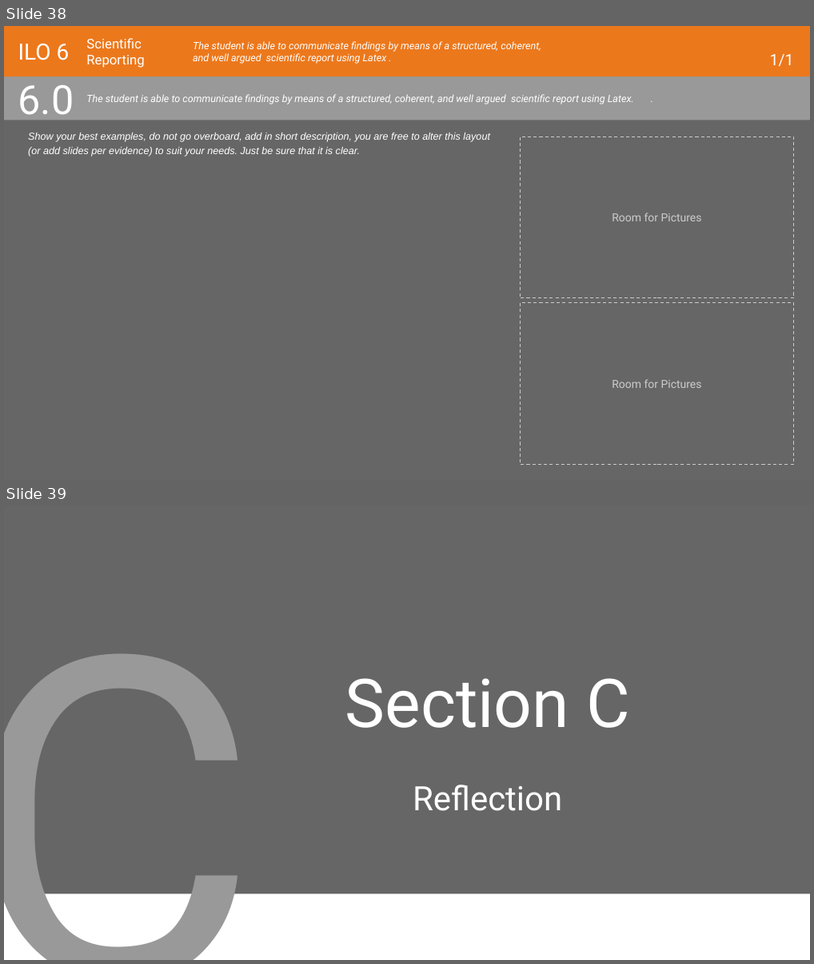
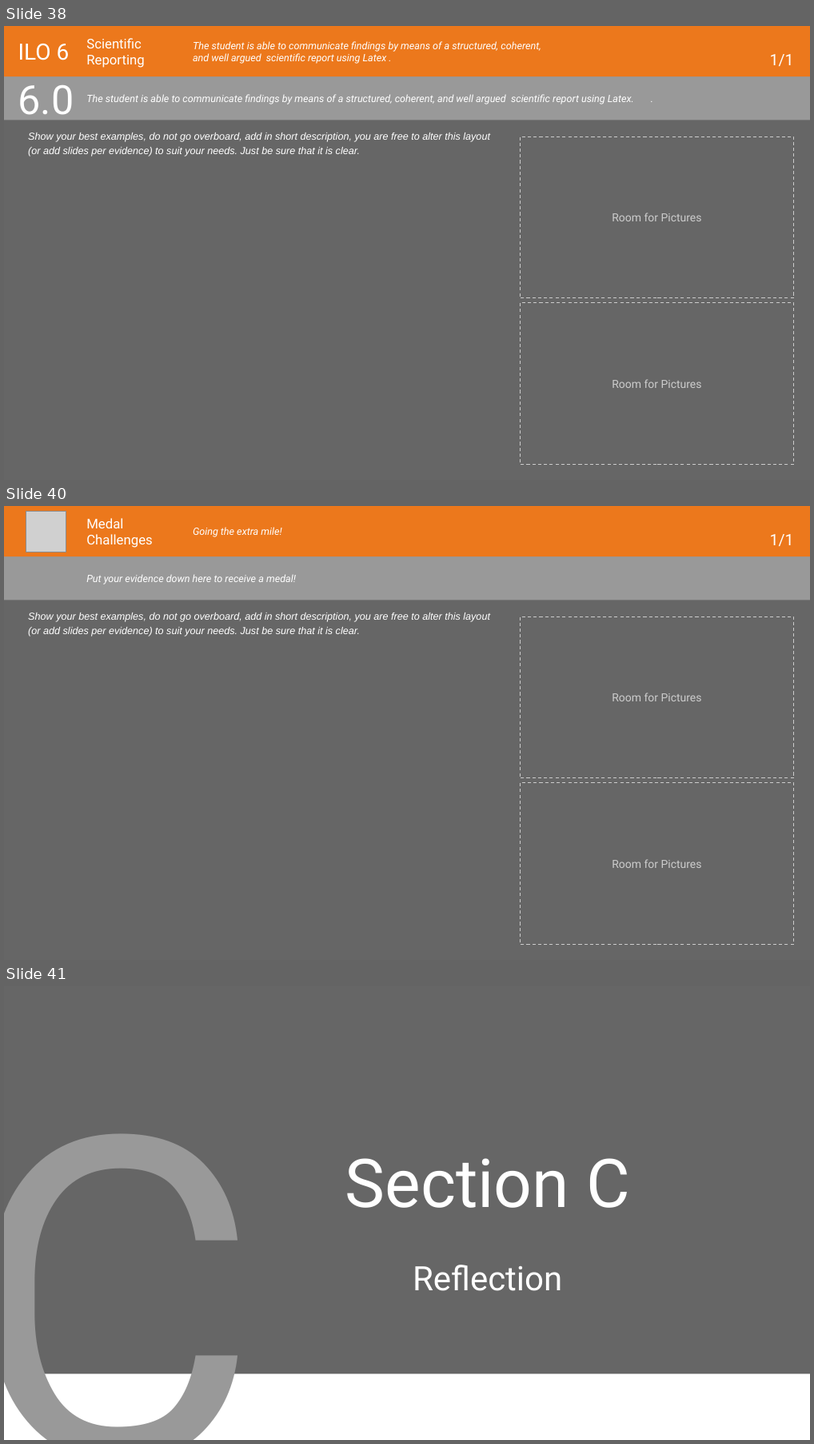
Before and after one commit to PsDragon/ADSAI_FOR_SECOND_YEARS, a slide deck: docs/Year1/BlockB/MS Teams Assignment Template/Learning Log - Y1B_2022-23_ADSAI.pptx. Shown one above the other, each under a label of ours: slides 38 and 39 before the commit, slides 38, 40 and 41 after it; the slides between them are not shown. The pictures are 814x964 and 814x1444 pixels, drawn with LibreOffice and Linux fonts; fonts in the diff are those of the drawing; grey boxes stand for pictures; background and template pictures are left out. Boxes give left, top, right and bottom in pixels: in the first picture for what was removed or moved away, otherwise in the second. Text is boxed around its words. In the diff, an @@ line names an element or a change of style, - is before the commit and + after.

Commit message:
Add medal challenges to learning logs

```diff
--- a/docs/Year1/BlockB/MS Teams Assignment Template/Learning Log - Y1B_2022-23_ADSAI.pptx
+++ b/docs/Year1/BlockB/MS Teams Assignment Template/Learning Log - Y1B_2022-23_ADSAI.pptx
@@ slide 40 added at (4, 506, 810, 960), background #666666; not listed: 4 template elements that a slide beside it also shows @@
@@ picture added at (26, 511, 66, 551) @@
@@ title added at (86, 518, 153, 548), 12 pt, text #FFFFFF @@
+Medal Challenges
@@ title added at (193, 527, 282, 537), 9 pt, text #FFFFFF, italic @@
+Going the extra mile!
@@ title added at (770, 534, 794, 547), 14 pt, text #FFFFFF @@
+1/1
@@ title added at (86, 574, 296, 584), 9 pt, text #FFFFFF, italic @@
+Put your evidence down here to receive a medal!
@@ text added at (28, 612, 490, 636), 9 pt, text #FFFFFF, italic @@
+Show your best examples, do not go overboard, add in short description, you are free to alter this layout (or add slides per evidence) to suit your needs. Just be sure that it is clear.
@@ what was slide 39 is now slide 41 @@
```
Also in this commit, not shown: 1 other slide added, 1 other file.
